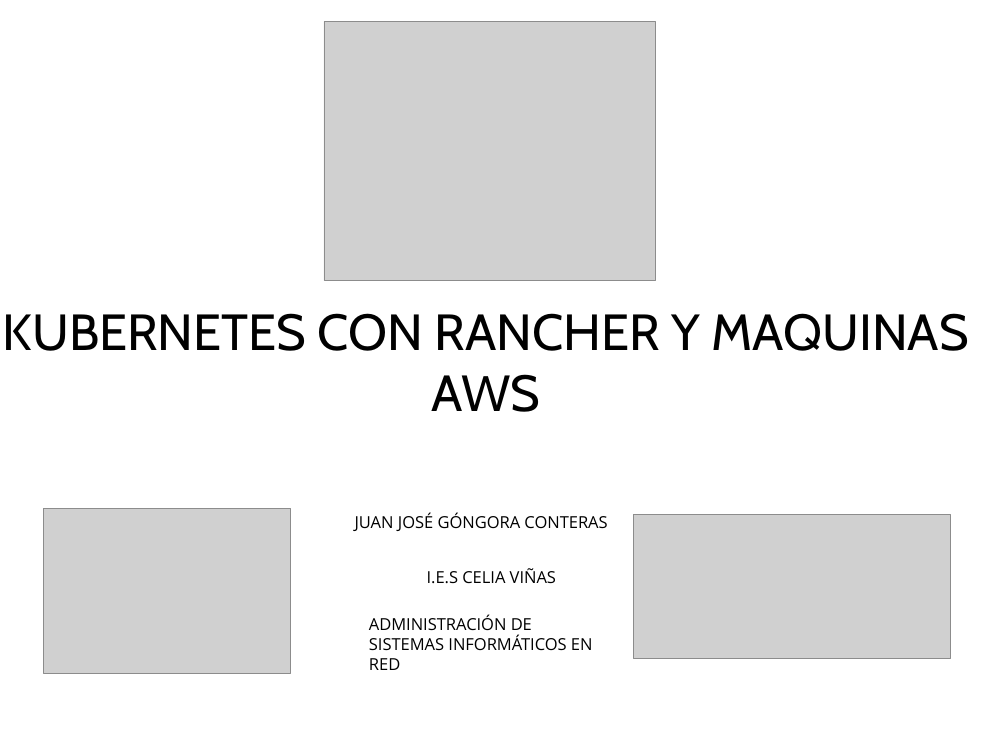
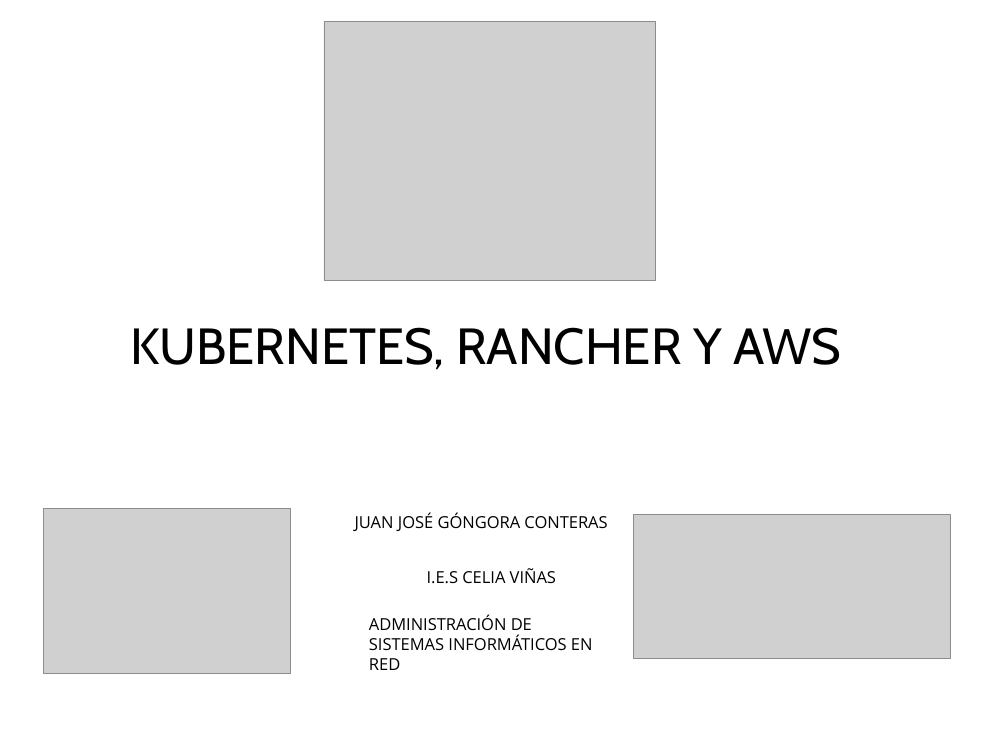
Before and after one commit to Juanjosegongora/kubernetes, a slide deck: slide 1 of proyecto_kubernetes.odp. Drawn at 1008x756 pixels with LibreOffice and Linux fonts; fonts in the diff are those of the drawing; grey boxes stand for pictures; background and template pictures are left out. Boxes give left, top, right and bottom in pixels: in the first picture for what was removed or moved away, otherwise in the second. Text is boxed around its words. In the diff, an @@ line names an element or a change of style, - is before the commit and + after.

Commit message:
READY

```diff
--- a/proyecto_kubernetes.odp
+++ b/proyecto_kubernetes.odp
@@ text at bbox=[130, 327, 841, 370]: text changed @@
-KUBERNETES CON RANCHER Y MAQUINAS AWS
+KUBERNETES, RANCHER Y AWS
```
